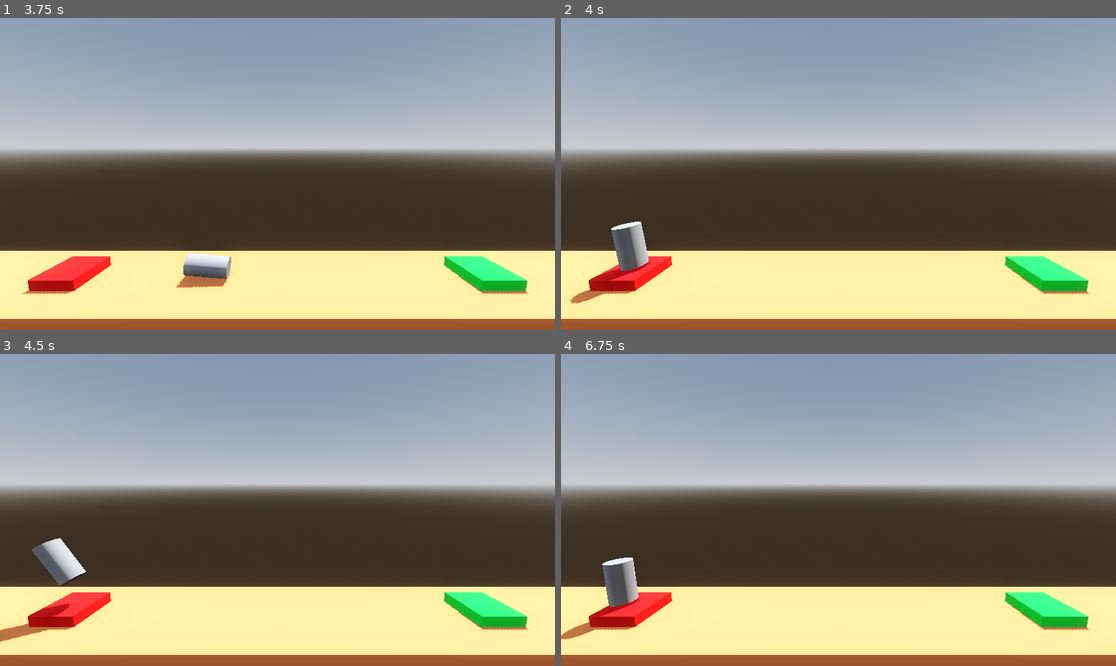
Above: before the commit, frames 1-4 (two rows, left to right).
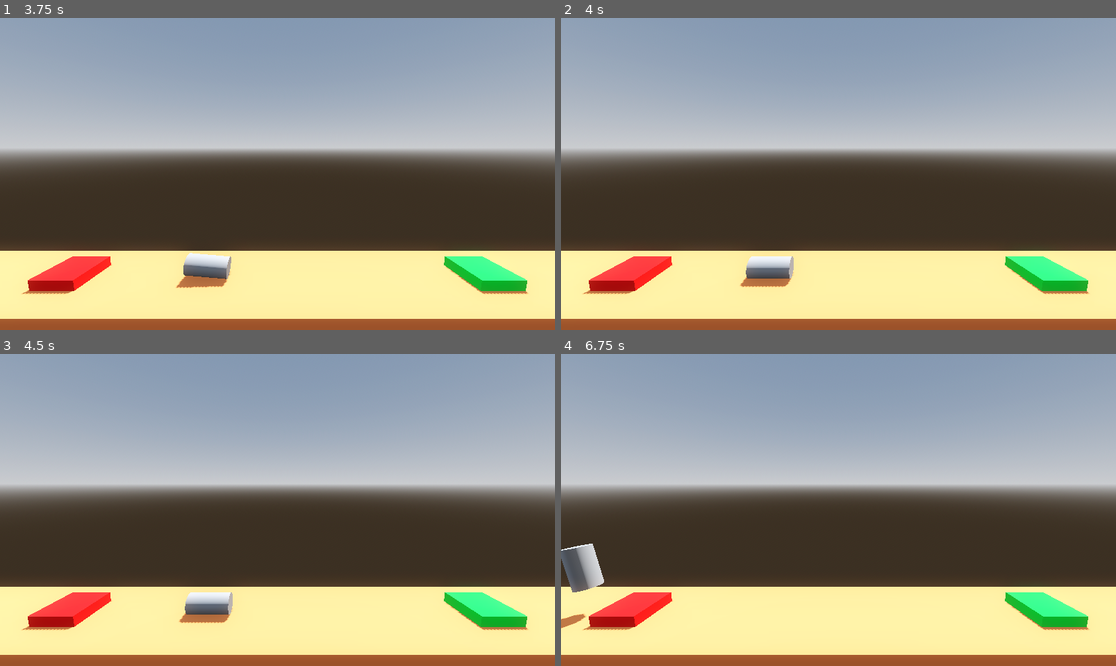
Above: after the commit, the same moments.

Repository: roomno17/project-boost
Game: Godot game, scene res://levels/level.tscn
Two runs of this game, one before a commit and one after it. Both use one fixed random seed, a clock stepped at 60 frames per second and the inputs below.
Inputs:
- Up to frame 1 (3.75 s): tap Enter at 0.5 s; hold D (rright) 0.53-1.28 s; hold Space (space) 0.53-1.28 s; hold A (rleft) 1.28-2.03 s; tap Space (space) at 1.35, 2.85 s; hold Space (space) 2.03-2.78 s; hold D (rright) 2.03-3.53 s; hold A (rleft) from 3.53 s (still down); hold Space (space) from 3.53 s (still down)
- Up to frame 2 (4 s): keep holding A (rleft); keep holding Space (space)
- Up to frame 3 (4.5 s): keep holding A (rleft); release Space (space) at 4.28 s; tap Space (space) at 4.35 s
- Up to frame 4 (6.75 s): hold Space (space) 5.03-5.78 s; release A (rleft) at 5.78 s; hold D (rright) from 5.78 s (still down); tap Space (space) at 5.85 s; hold Space (space) from 6.53 s (still down)

Frame 1 is identical in both runs. In frame 2, 1.9% of the frame differs, in the area x 1-42%, y 65-92%; in frame 3, 2.0%; in frame 4, 2.1%, in the area x 0-15%, y 60-92%.

Commit message:
added moving obstacle

Diff:
--- /dev/null
+++ b/levels/level_4.tscn
@@ -0,0 +1,88 @@
+[gd_scene load_steps=10 format=3 uid="uid://43qnw1c1cwpa"]
+
+[ext_resource type="Script" uid="uid://7vq3wikl6qns" path="res://levels/land.gd" id="1_b15rf"]
+[ext_resource type="PackedScene" uid="uid://dgoqies51lrhw" path="res://player/player.tscn" id="2_s4mq8"]
+[ext_resource type="PackedScene" uid="uid://dy0n3cqi6easb" path="res://levels/moving_obstacle.tscn" id="3_s4mq8"]
+
+[sub_resource type="ProceduralSkyMaterial" id="ProceduralSkyMaterial_umreq"]
+sky_horizon_color = Color(0.66224277, 0.6717428, 0.6867428, 1)
+ground_horizon_color = Color(0.66224277, 0.6717428, 0.6867428, 1)
+
+[sub_resource type="Sky" id="Sky_80vhd"]
+sky_material = SubResource("ProceduralSkyMaterial_umreq")
+
+[sub_resource type="Environment" id="Environment_hjsbj"]
+background_mode = 2
+sky = SubResource("Sky_80vhd")
+tonemap_mode = 2
+glow_enabled = true
+
+[sub_resource type="StandardMaterial3D" id="StandardMaterial3D_umreq"]
+albedo_color = Color(0.99999887, 0.526115, 0.26886782, 1)
+
+[sub_resource type="StandardMaterial3D" id="StandardMaterial3D_80vhd"]
+albedo_color = Color(0, 0.98625416, 0.22187486, 1)
+
+[sub_resource type="StandardMaterial3D" id="StandardMaterial3D_hjsbj"]
+albedo_color = Color(1, 0, 0, 1)
+
+[node name="level2" type="Node3D"]
+
+[node name="DirectionalLight3D" type="DirectionalLight3D" parent="."]
+transform = Transform3D(-0.8660254, -0.43301278, 0.24999999, 0.4581465, -0.88747406, 0.049915433, 0.20025451, 0.15776467, 0.96695834, 0.14899111, 16.549427, 0.75170374)
+shadow_enabled = true
+
+[node name="WorldEnvironment" type="WorldEnvironment" parent="."]
+environment = SubResource("Environment_hjsbj")
+
+[node name="floor" type="CSGBox3D" parent="." groups=["surroundings"]]
+transform = Transform3D(1, 0, 0, 0, 1, 0, 0, 0, 1, 0, -4, 0)
+use_collision = true
+size = Vector3(34, 8, 5)
+material = SubResource("StandardMaterial3D_umreq")
+
+[node name="floor3" type="CSGBox3D" parent="." groups=["surroundings"]]
+transform = Transform3D(1, 0, 0, 0, 1, 0, 0, 0, 1, -5.464218, 7.8725142, 0.599802)
+use_collision = true
+size = Vector3(1.2983856, 4.436981, 3.8865356)
+material = SubResource("StandardMaterial3D_umreq")
+
+[node name="floor5" type="CSGBox3D" parent="." groups=["surroundings"]]
+transform = Transform3D(0.49999997, 0.86602545, 0, -0.86602545, 0.49999997, 0, 0, 0, 1, -3.0374947, 11.0898075, 0.599802)
+use_collision = true
+size = Vector3(1.2983856, 6.4940033, 3.8865356)
+material = SubResource("StandardMaterial3D_umreq")
+
+[node name="floor6" type="CSGBox3D" parent="." groups=["surroundings"]]
+transform = Transform3D(0.49999997, -0.86602545, 0, 0.86602545, 0.49999997, 0, 0, 0, 1, 2.388711, 11.0898075, 0.599802)
+use_collision = true
+size = Vector3(1.2983856, 6.4940033, 3.8865356)
+material = SubResource("StandardMaterial3D_umreq")
+
+[node name="floor4" type="CSGBox3D" parent="." groups=["surroundings"]]
+transform = Transform3D(1, 0, 0, 0, 1, 0, 0, 0, 1, 4.8051662, 7.9481645, 0.599802)
+use_collision = true
+size = Vector3(1.2983856, 4.436981, 3.8865356)
+material = SubResource("StandardMaterial3D_umreq")
+
+[node name="land" type="CSGBox3D" parent="." groups=["goal"]]
+transform = Transform3D(2, 0, 0, 0, 1, 0, 0, 0, 2, 10, 0, 0)
+use_collision = true
+material = SubResource("StandardMaterial3D_80vhd")
+script = ExtResource("1_b15rf")
+file_path = "uid://yb8ot6oskx2t"
+
+[node name="launch" type="CSGBox3D" parent="."]
+transform = Transform3D(2, 0, 0, 0, 1, 0, 0, 0, 2, -10, 0, 0)
+use_collision = true
+material = SubResource("StandardMaterial3D_hjsbj")
+
+[node name="Camera3D" type="Camera3D" parent="."]
+transform = Transform3D(1, 0, 0, 0, 0.9659259, 0.25881907, 0, -0.25881907, 0.9659258, 0, 7.630209, 9.031474)
+
+[node name="player" parent="." instance=ExtResource("2_s4mq8")]
+transform = Transform3D(1, 0, 0, 0, 1, 0, 0, 0, 1, -10, 1.5144262, 0)
+
+[node name="MovingObstacle" parent="." instance=ExtResource("3_s4mq8")]
+transform = Transform3D(0.9, 0, 0, 0, 0.9, 0, 0, 0, 0.9, -3, 0, 0)
+destination = Vector3(6, 0, 0)
--- /dev/null
+++ b/levels/moving_obstacle.gd
@@ -0,0 +1,13 @@
+extends AnimatableBody3D
+
+@export var destination : Vector3
+@export var duration: float = 4
+
+func _ready() -> void:
+	var tween = create_tween()
+	tween.set_loops()
+	tween.set_trans(Tween.TRANS_SINE)
+	tween.tween_property(self, "global_position", global_position+destination, duration)
+	var othertween = create_tween()
+	tween.set_loops()
+	tween.tween_property(self, "global_position", global_position, duration)
--- /dev/null
+++ b/levels/moving_obstacle.tscn
@@ -0,0 +1,23 @@
+[gd_scene load_steps=5 format=3 uid="uid://dy0n3cqi6easb"]
+
+[ext_resource type="Script" uid="uid://j05vrgtsdgjm" path="res://levels/moving_obstacle.gd" id="1_d1e3i"]
+
+[sub_resource type="PrismMesh" id="PrismMesh_bvvw5"]
+
+[sub_resource type="StandardMaterial3D" id="StandardMaterial3D_d1e3i"]
+albedo_color = Color(0, 1, 1, 1)
+
+[sub_resource type="ConvexPolygonShape3D" id="ConvexPolygonShape3D_0grpw"]
+points = PackedVector3Array(0, 0.5, 0.5, 0.5, -0.5, 0.5, 0, 0.5, -0.5, -0.5, -0.5, 0.5, 0.5, -0.5, -0.5, -0.5, -0.5, -0.5)
+
+[node name="MovingObstacle" type="AnimatableBody3D"]
+script = ExtResource("1_d1e3i")
+
+[node name="MeshInstance3D" type="MeshInstance3D" parent="."]
+transform = Transform3D(5.5, 0, 0, 0, 5.5, 0, 0, 0, 5.5, 0, 2.7150135, 0)
+mesh = SubResource("PrismMesh_bvvw5")
+surface_material_override/0 = SubResource("StandardMaterial3D_d1e3i")
+
+[node name="CollisionShape3D2" type="CollisionShape3D" parent="."]
+transform = Transform3D(5.5, 0, 0, 0, 5.5, 0, 0, 0, 5.5, 0, 2.7150135, 0)
+shape = SubResource("ConvexPolygonShape3D_0grpw")
--- a/player/player.gd
+++ b/player/player.gd
@@ -2,28 +2,32 @@
 class_name Player
 @export_range(750,2500) var force :=1000.0
 @export var torque := 100
+var transitioning :=false
 func _ready() -> void:
 	pass
 
 func _process(delta: float) -> void:
-	if Input.is_action_pressed("space"):
-		apply_central_force(basis.y *delta *force)
-	if Input.is_action_pressed("rleft"):
-		apply_torque(Vector3(0,0,delta*torque))
-	if Input.is_action_pressed("rright"):
-		apply_torque(Vector3(0,0,-delta*torque))
-
+	if not transitioning:
+		if Input.is_action_pressed("space"):
+			apply_central_force(basis.y *delta *force)
+		if Input.is_action_pressed("rleft"):
+			apply_torque(Vector3(0,0,delta*torque))
+		if Input.is_action_pressed("rright"):
+			apply_torque(Vector3(0,0,-delta*torque))
 
 func _on_body_entered(body: Node) -> void:
-	if "goal" in body.get_groups():
-		complete_level(body.file_path)
-	if "surroundings" in body.get_groups():
-		crash_sequence()
+	if not transitioning:
+		if "goal" in body.get_groups():
+			complete_level(body.file_path)
+		if "surroundings" in body.get_groups():
+			crash_sequence()
 
 func crash_sequence():
-	print("KABOOM")
-	await get_tree().create_timer(2.5)
+	transitioning=true
+	await get_tree().create_timer(1).timeout
 	get_tree().reload_current_scene.call_deferred()
 
 func complete_level(next_level):
+	transitioning=true
+	await get_tree().create_timer(1).timeout
 	get_tree().change_scene_to_file.call_deferred(next_level)
Not shown, added: levels/moving_obstacle.gd.uid
